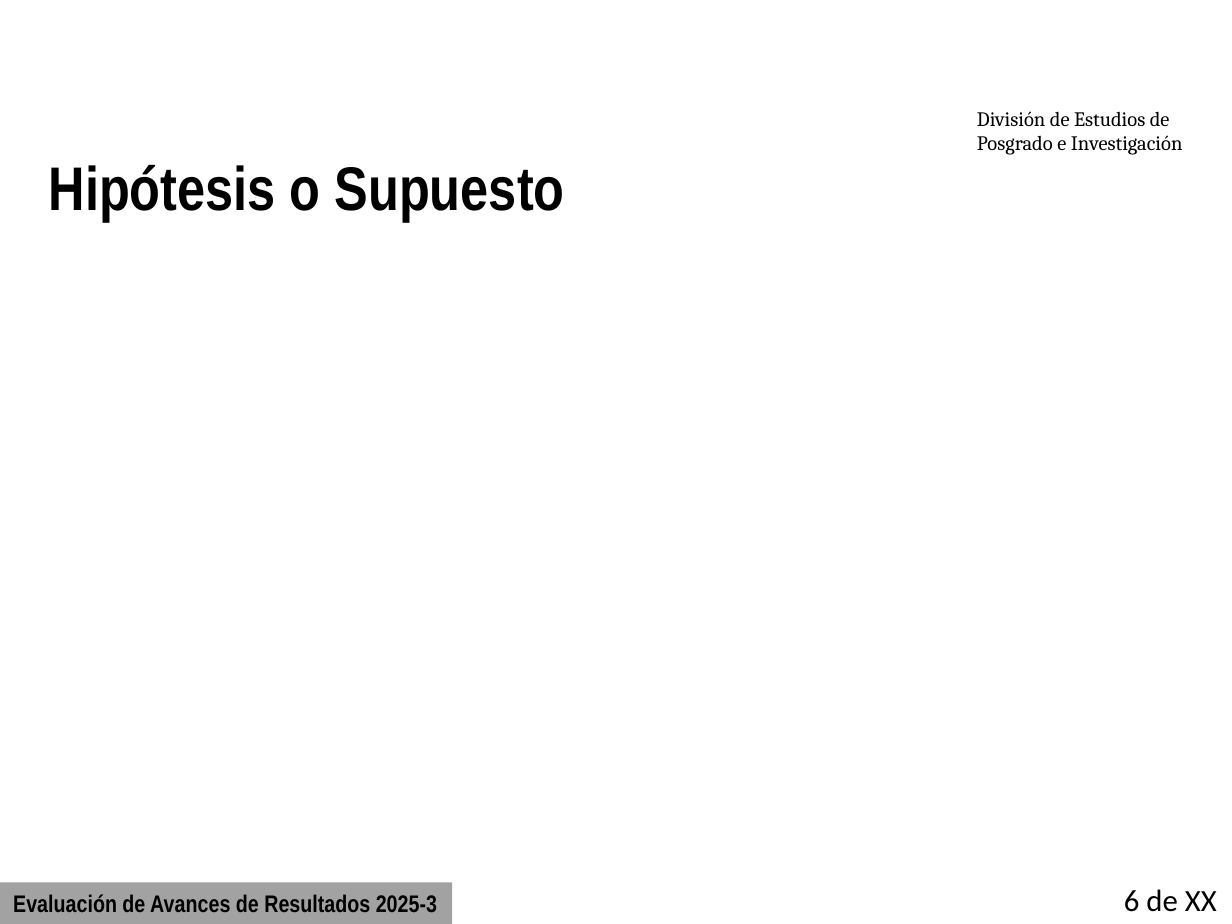
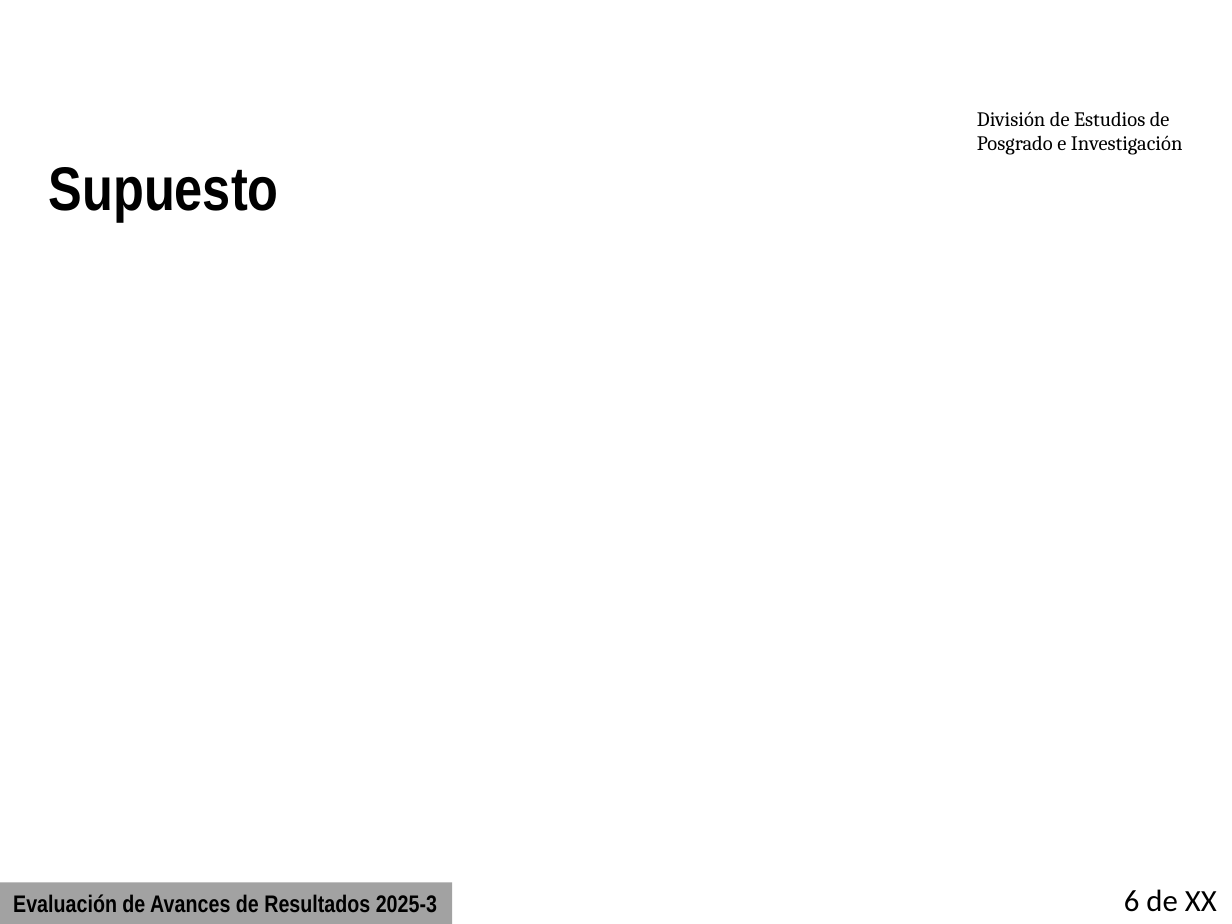
Before and after one commit to ahgarciar/MCC_TecnicasCienciasComputacionales_2025_3, a slide deck: slide 6 of P18_Exposicion/PLANTILLA-Ponencia_vOct2025.pptx. Drawn at 1232x924 pixels with LibreOffice and Linux fonts; fonts in the diff are those of the drawing; background and template pictures are left out. Boxes give left, top, right and bottom in pixels: in the first picture for what was removed or moved away, otherwise in the second. Text is boxed around its words. In the diff, an @@ line names an element or a change of style, - is before the commit and + after.

```diff
--- a/P18_Exposicion/PLANTILLA-Ponencia_vOct2025.pptx
+++ b/P18_Exposicion/PLANTILLA-Ponencia_vOct2025.pptx
@@ text at (49, 167, 279, 222): text changed @@
-Hipótesis o Supuesto
+Supuesto
```
Also in this commit, not shown: 1 other file.
